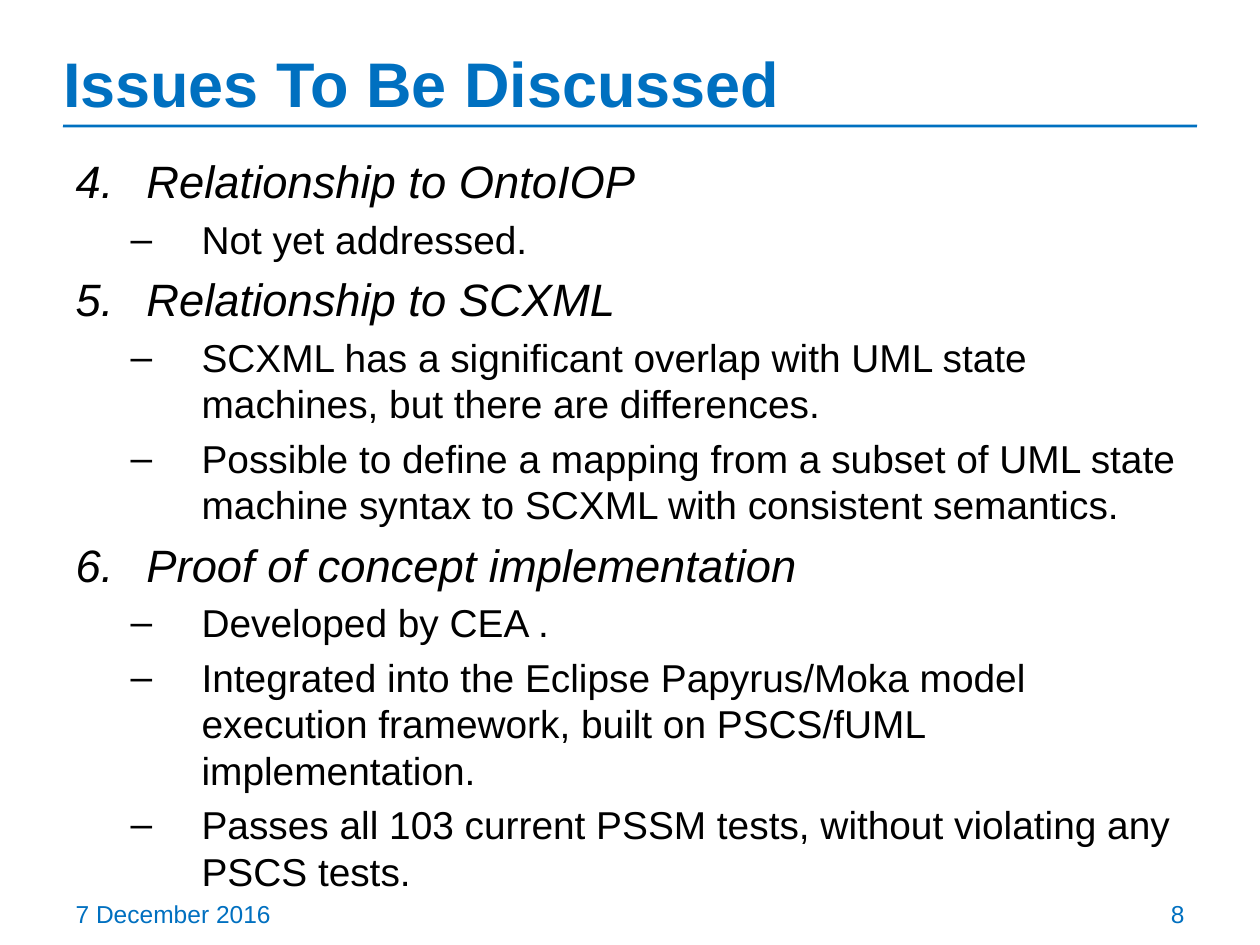
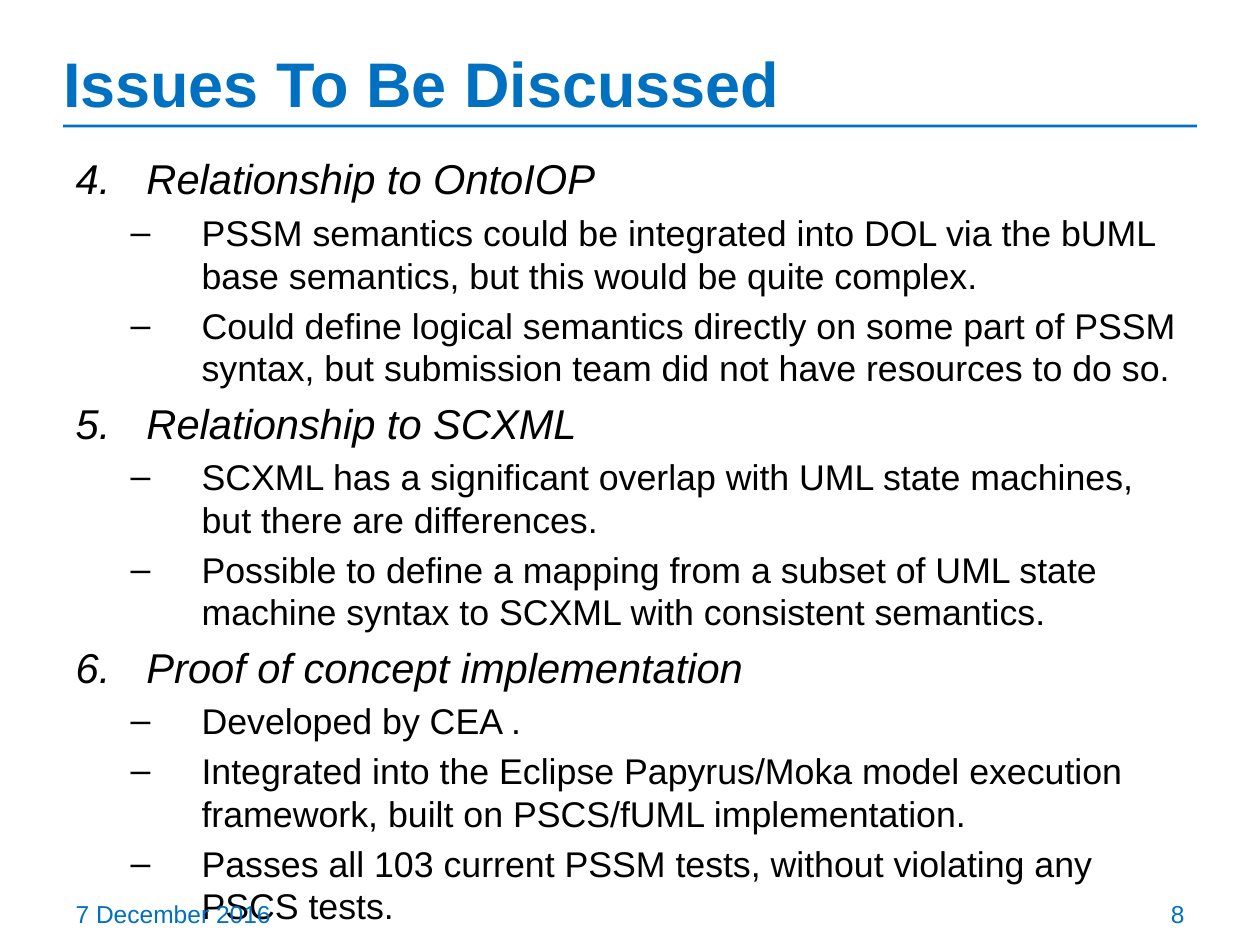
Before and after one commit to ModelDriven/PSSM, a slide deck: slide 8 of Presentations/20161207-Coronado-Meeting/PSSM-revised-submission.pptx. Drawn at 1260x945 pixels with LibreOffice and Linux fonts; fonts in the diff are those of the drawing. Boxes give left, top, right and bottom in pixels: in the first picture for what was removed or moved away, otherwise in the second. Text is boxed around its words. In the diff, an @@ line names an element or a change of style, - is before the commit and + after.

Commit message:
Updated presentation front matter and syntax slides.

```diff
--- a/Presentations/20161207-Coronado-Meeting/PSSM-revised-submission.pptx
+++ b/Presentations/20161207-Coronado-Meeting/PSSM-revised-submission.pptx
@@ text at bbox=[146, 163, 1133, 884]: size 25.9 to 23.8 pt in "Relationship to OntoIOP", "Relationship to SCXML", "Proof of concept implementation"; size 22.2 to 20.4 pt in "SCXML has a significant overlap with UML ...", "Possible to define a mapping from a ...", "Developed by CEA .", "Integrated into the Eclipse Papyrus/Moka model execution ..." and 1 more places @@
@@ text at bbox=[202, 220, 1175, 389]: text changed; size 22.2 to 20.4 pt @@
-  – Not yet addressed.
+  – PSSM semantics could be integrated into DOL via the bUML base semantics, but this would be quite complex.
+  – Could define logical semantics directly on some part of PSSM syntax, but submission team did not have resources to do so.
```
Also in this commit, not shown: 3 other slides changed, 1 other file.
